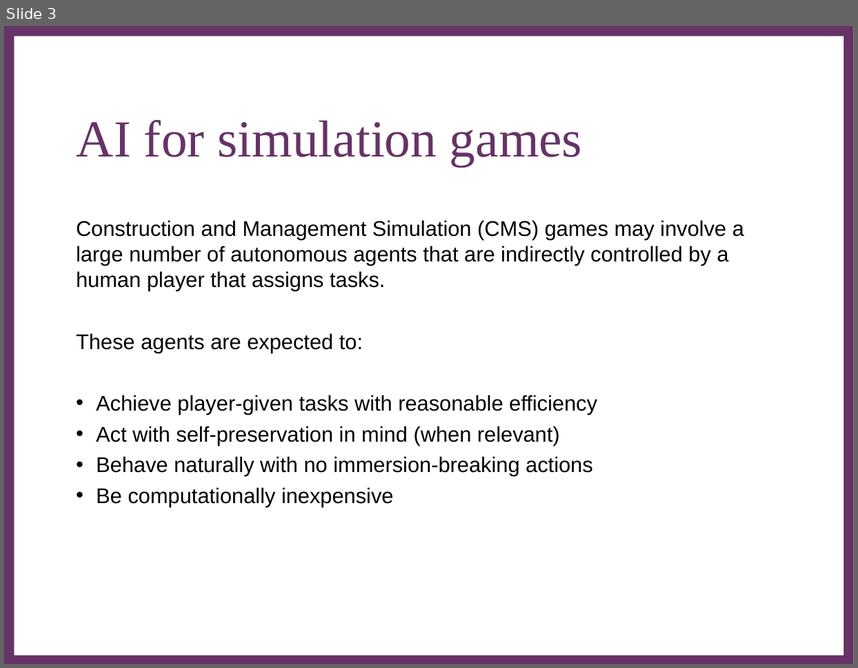
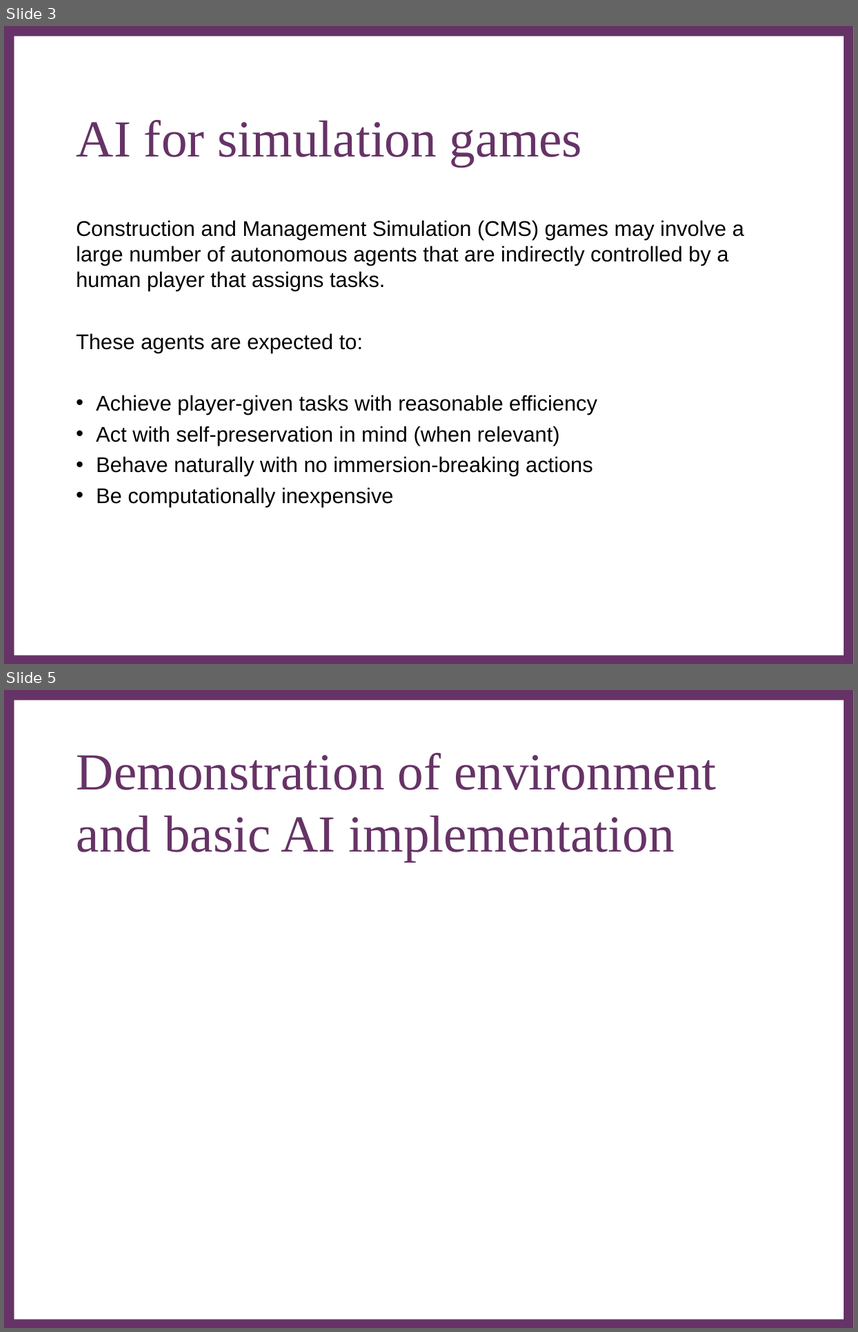
Before and after one commit to Metapyziks/Zombles, a slide deck: Documents/Presentation/zombles.ppt. Shown one above the other, each under a label of ours: slide 3 before the commit, slides 3 and 5 after it; the slides between them are not shown. The pictures are 858x668 and 858x1332 pixels, drawn with LibreOffice and Linux fonts; fonts in the diff are those of the drawing; background and template pictures are left out. Boxes give left, top, right and bottom in pixels: in the first picture for what was removed or moved away, otherwise in the second. Text is boxed around its words. In the diff, an @@ line names an element or a change of style, - is before the commit and + after.

```diff
--- a/Documents/Presentation/zombles.ppt
+++ b/Documents/Presentation/zombles.ppt
@@ slide 5 added at [4, 690, 854, 1328], background #FFFFFF; not listed: 2 template elements that a slide beside it also shows @@
@@ title added at [76, 753, 716, 861], 44 pt, text #663366 @@
+Demonstration of environment and basic AI implementation
```
Also in this commit, not shown: 5 slides changed, 4 other slides added, 5 slides removed.
